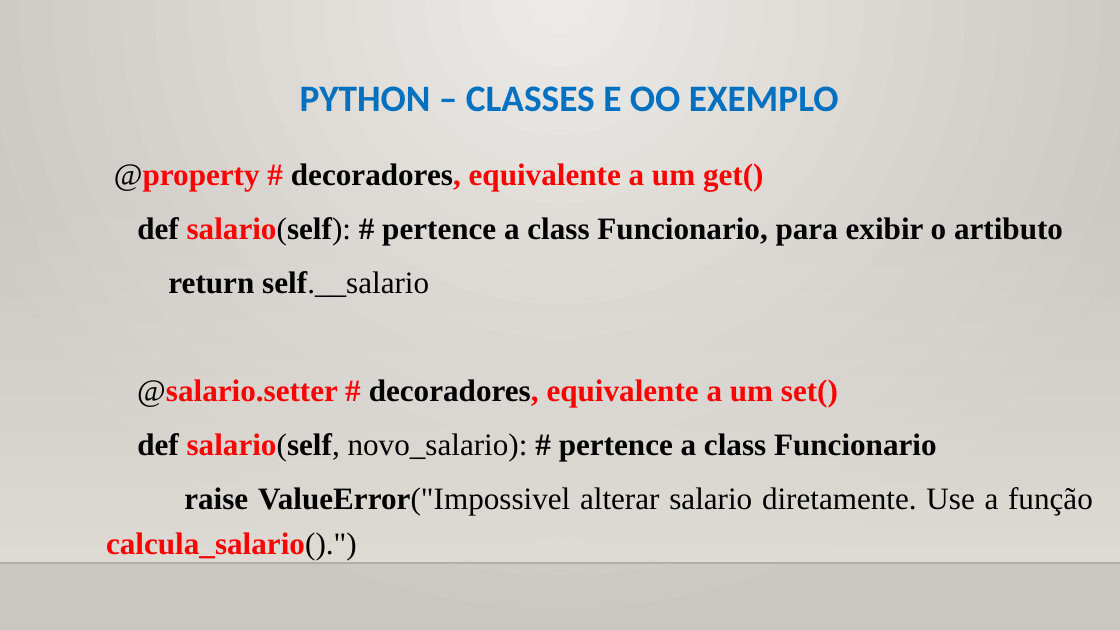
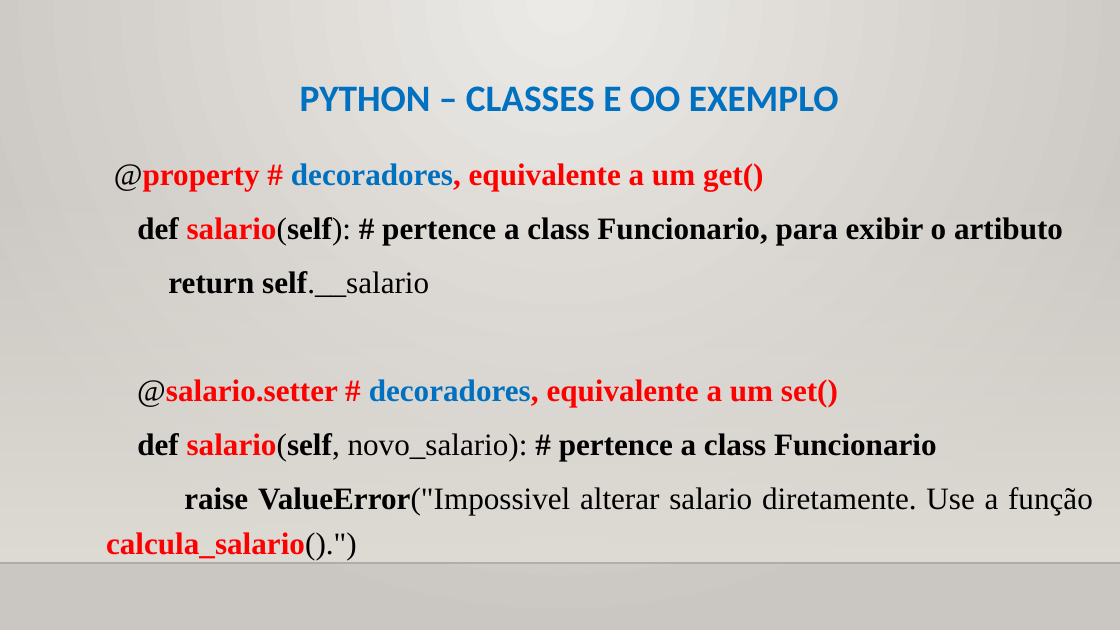
Before and after one commit to CloudEducationBrazil/WydenPythonParadigmas, a slide deck: slide 21 of 01 Classes/Aula 11 Programação Python - Classes - Orientação a Objetos.pptx. Drawn at 1120x630 pixels with LibreOffice and Linux fonts; fonts in the diff are those of the drawing; background and template pictures are left out. Boxes give left, top, right and bottom in pixels: in the first picture for what was removed or moved away, otherwise in the second. Text is boxed around its words. In the diff, an @@ line names an element or a change of style, - is before the commit and + after.

```diff
--- a/01 Classes/Aula 11 Programação Python - Classes - Orientação a Objetos.pptx
+++ b/01 Classes/Aula 11 Programação Python - Classes - Orientação a Objetos.pptx
@@ text at [114,163,838,407]: text colour #000000 to #0070C0 in "decoradores,", "decoradores," @@
```
Also in this commit, not shown: 6 other slides changed.
